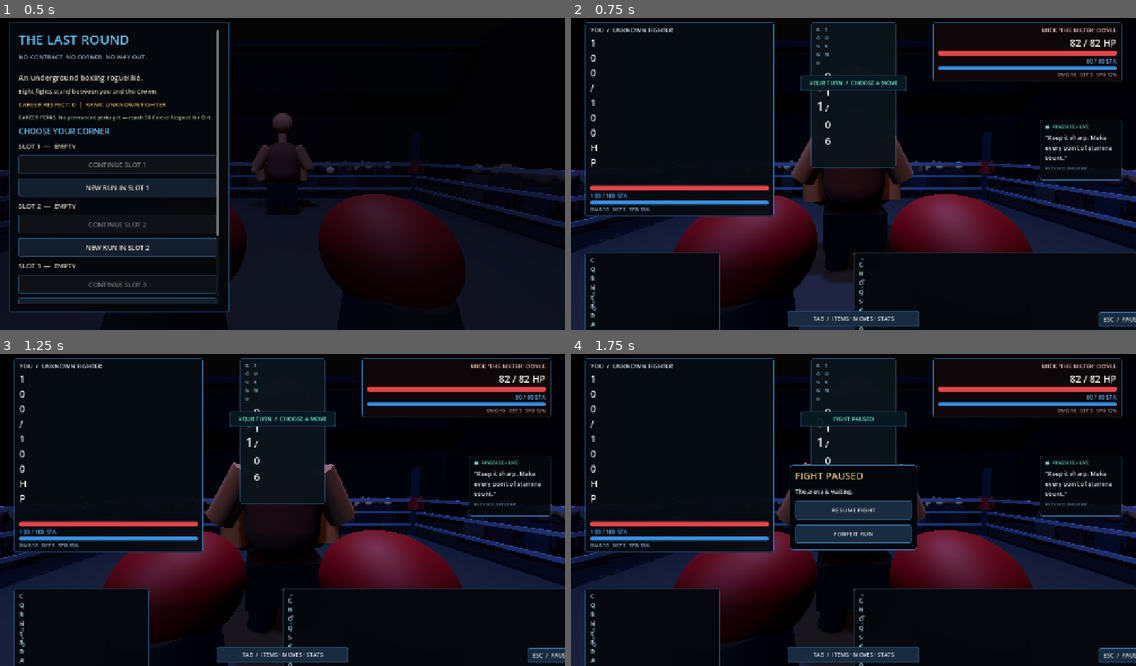
Above: before the commit, frames 1-4 (two rows, left to right).
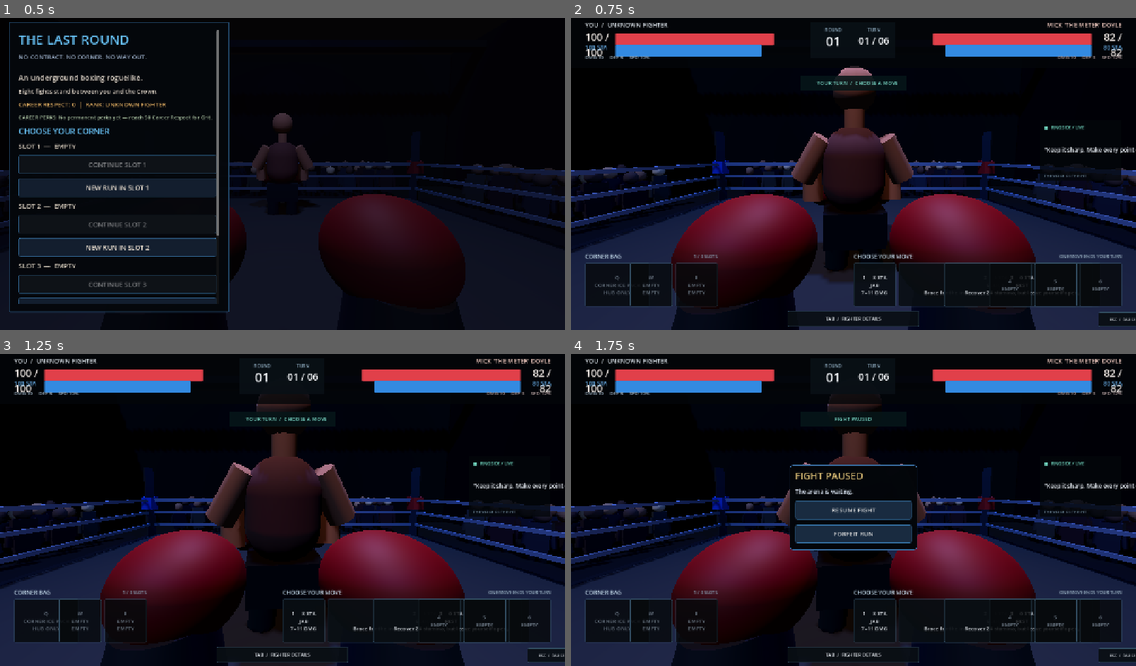
Above: after the commit, the same moments.

Repository: sedhehe/TheLastRound
Game: Godot game, scene res://scenes/main.tscn
Two runs of this game, one before a commit and one after it. Both use one fixed random seed, a clock stepped at 60 frames per second and the inputs below.
Inputs:
- Up to frame 1 (0.5 s): no input
- Up to frame 2 (0.75 s): click "NEW RUN IN SLOT 1" at 0.5 s
- Up to frame 3 (1.25 s): no input
- Up to frame 4 (1.75 s): click "ESC / PAUSE" at 1.25 s

Frame 1 is identical in both runs. In frame 2, 20% of the frame differs, in the area x 2-100%, y 1-100%; in frame 3, 20%; in frame 4, 19%.

Commit message:
Rebuild combat HUD to match supplied arena reference

Diff:
--- a/scripts/main.gd
+++ b/scripts/main.gd
@@ -911,6 +911,73 @@
 	_show_combat()
 
 
+func _hud_abs_label(parent: Control, value: String, rect: Rect2, font_size: int, color: Color, align: HorizontalAlignment = HORIZONTAL_ALIGNMENT_LEFT) -> Label:
+	var label := Label.new()
+	label.text = value
+	label.position = rect.position
+	label.size = rect.size
+	label.add_theme_font_size_override("font_size", font_size)
+	label.add_theme_color_override("font_color", color)
+	label.horizontal_alignment = align
+	label.vertical_alignment = VERTICAL_ALIGNMENT_CENTER
+	label.autowrap_mode = TextServer.AUTOWRAP_WORD_SMART
+	parent.add_child(label)
+	return label
+
+
+func _hud_abs_bar(parent: Control, rect: Rect2, value: float, maximum: float, fill: Color) -> ProgressBar:
+	var bar := ProgressBar.new()
+	bar.position = rect.position
+	bar.size = rect.size
+	bar.min_value = 0.0
+	bar.max_value = maxf(1.0, maximum)
+	bar.value = clampf(value, 0.0, bar.max_value)
+	bar.show_percentage = false
+	var background := StyleBoxFlat.new()
+	background.bg_color = Color(0.035, 0.045, 0.060, 0.95)
+	background.set_corner_radius_all(2)
+	var foreground := StyleBoxFlat.new()
+	foreground.bg_color = fill
+	foreground.set_corner_radius_all(2)
+	bar.add_theme_stylebox_override("background", background)
+	bar.add_theme_stylebox_override("fill", foreground)
+	parent.add_child(bar)
+	return bar
+
+
+func _hud_abs_button(parent: Control, caption: String, rect: Rect2, callback: Callable, disabled: bool, selected: bool = false) -> Button:
+	var button := Button.new()
+	button.text = caption
+	button.position = rect.position
+	button.size = rect.size
+	button.disabled = disabled
+	button.focus_mode = Control.FOCUS_ALL
+	button.add_theme_font_size_override("font_size", 12)
+	button.add_theme_color_override("font_color", Color(0.91, 0.93, 0.95))
+	button.add_theme_color_override("font_disabled_color", Color(0.43, 0.48, 0.53))
+	button.autowrap_mode = TextServer.AUTOWRAP_WORD_SMART
+	var normal := StyleBoxFlat.new()
+	normal.bg_color = Color(0.035, 0.055, 0.075, 0.91) if not selected else Color(0.035, 0.14, 0.16, 0.96)
+	normal.border_color = Color(0.20, 0.31, 0.39, 0.9) if not selected else Color(0.30, 0.76, 0.70, 1.0)
+	normal.set_border_width_all(1 if not selected else 2)
+	normal.set_corner_radius_all(2)
+	normal.content_margin_left = 5
+	normal.content_margin_right = 5
+	normal.content_margin_top = 4
+	normal.content_margin_bottom = 4
+	button.add_theme_stylebox_override("normal", normal)
+	var hover := normal.duplicate() as StyleBoxFlat
+	hover.bg_color = Color(0.10, 0.17, 0.21, 0.98)
+	button.add_theme_stylebox_override("hover", hover)
+	var unavailable := normal.duplicate() as StyleBoxFlat
+	unavailable.bg_color = Color(0.025, 0.035, 0.045, 0.82)
+	button.add_theme_stylebox_override("disabled", unavailable)
+	if callback.is_valid():
+		button.pressed.connect(callback)
+	parent.add_child(button)
+	return button
+
+
 func _show_combat() -> void:
 	game_state = "combat"
 	if is_instance_valid(combat_hud):
@@ -921,177 +988,130 @@
 	combat_hud.mouse_filter = Control.MOUSE_FILTER_PASS
 	root_ui.add_child(combat_hud)
 	panel.hide()
-	ui_shade.color = Color(0.005, 0.012, 0.025, 0.12)
+	ui_shade.color = Color(0.005, 0.012, 0.025, 0.0)
 	_layout_ui()
 
-	# The reference board is authored at 1600x900. Scale its safe-area
-	# composition proportionally so the same hierarchy survives 1280x720.
-	var viewport := root_ui.size
-	var sx := viewport.x / 1600.0
-	var sy := viewport.y / 900.0
-	var height := viewport.y
-
-	# Player status — top left.
-	var player_card := _hud_panel(combat_hud, Rect2(40.0 * sx, 26.0 * sy, 535.0 * sx, 120.0 * sy), Color(0.025, 0.045, 0.07, 0.94))
-	var player_col := VBoxContainer.new()
-	player_col.add_theme_constant_override("separation", 3)
-	player_card.add_child(player_col)
-	_hud_label(player_col, "YOU  /  UNKNOWN FIGHTER", 14, Color(0.88, 0.93, 0.98))
-	var player_hp_row := HBoxContainer.new()
-	player_col.add_child(player_hp_row)
-	_hud_label(player_hp_row, "%d / %d HP" % [int(player.health), int(player.max_health)], 22, Color(0.96, 0.94, 0.92))
-	var player_hp_bar := _hud_bar(player_col, hud_player_hp if hud_player_hp >= 0.0 else float(player.health), float(player.max_health), Color(0.91, 0.27, 0.29))
-	player_hp_bar.custom_minimum_size = Vector2(480.0 * sx, 13.0 * sy)
+	# Reference composition: 1600x900 canvas, 40px safe inset, arena left open.
+	var viewport_size: Vector2 = root_ui.size
+	var sx: float = viewport_size.x / 1600.0
+	var sy: float = viewport_size.y / 900.0
+	var top_band := ColorRect.new()
+	top_band.position = Vector2(0.0, 0.0)
+	top_band.size = Vector2(viewport_size.x, 156.0 * sy)
+	top_band.color = Color(0.012, 0.022, 0.034, 0.82)
+	combat_hud.add_child(top_band)
+
+	# Player status — typography and bars, not a boxed card.
+	_hud_abs_label(combat_hud, "YOU  /  UNKNOWN FIGHTER", Rect2(40.0 * sx, 20.0 * sy, 500.0 * sx, 24.0 * sy), 14, Color(0.88, 0.91, 0.94))
+	_hud_abs_label(combat_hud, "%d / %d" % [int(player.health), int(player.max_health)], Rect2(40.0 * sx, 47.0 * sy, 78.0 * sx, 32.0 * sy), 23, Color(0.96, 0.93, 0.91))
+	var player_hp_bar := _hud_abs_bar(combat_hud, Rect2(126.0 * sx, 57.0 * sy, 449.0 * sx, 13.0 * sy), float(player.health), float(player.max_health), Color(0.88, 0.25, 0.29))
 	_animate_hud_bar(player_hp_bar, hud_player_hp, float(player.health))
 	hud_player_hp = float(player.health)
-	_hud_label(player_col, "%d / %d STA" % [int(player.stamina), int(player.max_stamina)], 13, Color(0.40, 0.72, 0.98))
-	var player_sta_bar := _hud_bar(player_col, hud_player_stamina if hud_player_stamina >= 0.0 else float(player.stamina), float(player.max_stamina), Color(0.22, 0.58, 0.91))
-	player_sta_bar.custom_minimum_size = Vector2(480.0 * sx, 10.0 * sy)
+	_hud_abs_label(combat_hud, "%d STA" % int(player.stamina), Rect2(40.0 * sx, 84.0 * sy, 78.0 * sx, 24.0 * sy), 13, Color(0.43, 0.72, 0.96))
+	var player_sta_bar := _hud_abs_bar(combat_hud, Rect2(126.0 * sx, 90.0 * sy, 414.0 * sx, 10.0 * sy), float(player.stamina), float(player.max_stamina), Color(0.20, 0.54, 0.88))
 	_animate_hud_bar(player_sta_bar, hud_player_stamina, float(player.stamina))
 	hud_player_stamina = float(player.stamina)
-	_hud_label(player_col, "DMG %d   DEF %d   SPD %d%%" % [int(player.damage), int(player.defence), int(_speed_chance(player.speed))], 11, Color(0.58, 0.69, 0.80))
-
-	# Opponent status — mirrored at top right.
-	var enemy_card := _hud_panel(combat_hud, Rect2(1025.0 * sx, 26.0 * sy, 535.0 * sx, 120.0 * sy), Color(0.055, 0.028, 0.035, 0.94))
-	var enemy_col := VBoxContainer.new()
-	enemy_col.add_theme_constant_override("separation", 3)
-	enemy_card.add_child(enemy_col)
-	var enemy_name := _hud_label(enemy_col, str(enemy.get("name", "OPPONENT")).to_upper(), 14, Color(0.96, 0.79, 0.73))
-	enemy_name.horizontal_alignment = HORIZONTAL_ALIGNMENT_RIGHT
-	var enemy_hp_label := _hud_label(enemy_col, "%d / %d HP" % [int(enemy.health), int(enemy.max_health)], 22, Color(0.96, 0.94, 0.92))
-	enemy_hp_label.horizontal_alignment = HORIZONTAL_ALIGNMENT_RIGHT
-	var enemy_hp_bar := _hud_bar(enemy_col, hud_enemy_hp if hud_enemy_hp >= 0.0 else float(enemy.health), float(enemy.max_health), Color(0.91, 0.27, 0.29))
-	enemy_hp_bar.custom_minimum_size = Vector2(480.0 * sx, 13.0 * sy)
+	_hud_abs_label(combat_hud, "DMG %d     DEF %d     SPD %d%%" % [int(player.damage), int(player.defence), int(_speed_chance(player.speed))], Rect2(40.0 * sx, 113.0 * sy, 535.0 * sx, 20.0 * sy), 11, Color(0.62, 0.70, 0.77))
+
+	# Opponent status — mirrored on the right.
+	_hud_abs_label(combat_hud, str(enemy.get("name", "OPPONENT")).to_upper(), Rect2(1025.0 * sx, 20.0 * sy, 535.0 * sx, 24.0 * sy), 14, Color(0.94, 0.79, 0.75), HORIZONTAL_ALIGNMENT_RIGHT)
+	_hud_abs_label(combat_hud, "%d / %d" % [int(enemy.health), int(enemy.max_health)], Rect2(1482.0 * sx, 47.0 * sy, 78.0 * sx, 32.0 * sy), 23, Color(0.96, 0.93, 0.91), HORIZONTAL_ALIGNMENT_RIGHT)
+	var enemy_hp_bar := _hud_abs_bar(combat_hud, Rect2(1025.0 * sx, 57.0 * sy, 449.0 * sx, 13.0 * sy), float(enemy.health), float(enemy.max_health), Color(0.88, 0.25, 0.29))
 	_animate_hud_bar(enemy_hp_bar, hud_enemy_hp, float(enemy.health))
 	hud_enemy_hp = float(enemy.health)
-	var enemy_sta_label := _hud_label(enemy_col, "%d / %d STA" % [int(enemy.stamina), int(enemy.max_stamina)], 13, Color(0.40, 0.72, 0.98))
-	enemy_sta_label.horizontal_alignment = HORIZONTAL_ALIGNMENT_RIGHT
-	var enemy_sta_bar := _hud_bar(enemy_col, hud_enemy_stamina if hud_enemy_stamina >= 0.0 else float(enemy.stamina), float(enemy.max_stamina), Color(0.22, 0.58, 0.91))
-	enemy_sta_bar.custom_minimum_size = Vector2(480.0 * sx, 10.0 * sy)
+	_hud_abs_label(combat_hud, "%d STA" % int(enemy.stamina), Rect2(1482.0 * sx, 84.0 * sy, 78.0 * sx, 24.0 * sy), 13, Color(0.43, 0.72, 0.96), HORIZONTAL_ALIGNMENT_RIGHT)
+	var enemy_sta_bar := _hud_abs_bar(combat_hud, Rect2(1060.0 * sx, 90.0 * sy, 414.0 * sx, 10.0 * sy), float(enemy.stamina), float(enemy.max_stamina), Color(0.20, 0.54, 0.88))
 	_animate_hud_bar(enemy_sta_bar, hud_enemy_stamina, float(enemy.stamina))
 	hud_enemy_stamina = float(enemy.stamina)
-	var enemy_stats := _hud_label(enemy_col, "DMG %d   DEF %d   SPD %d%%" % [int(enemy.damage), int(enemy.defence), int(_speed_chance(enemy.speed))], 11, Color(0.70, 0.62, 0.62))
-	enemy_stats.horizontal_alignment = HORIZONTAL_ALIGNMENT_RIGHT
-
-	# Round and turn counter — top centre.
-	var round_card := _hud_panel(combat_hud, Rect2(680.0 * sx, 26.0 * sy, 240.0 * sx, 100.0 * sy), Color(0.045, 0.075, 0.105, 0.98))
-	var round_row := HBoxContainer.new()
-	round_row.add_theme_constant_override("separation", 18)
-	round_card.add_child(round_row)
-	var round_col := VBoxContainer.new()
-	round_row.add_child(round_col)
-	_hud_label(round_col, "ROUND", 11, Color(0.57, 0.72, 0.82))
-	_hud_label(round_col, "%02d" % round_no if not training_active else "SPAR", 30, Color(0.92, 0.95, 0.98))
-	var turn_col := VBoxContainer.new()
-	round_row.add_child(turn_col)
-	_hud_label(turn_col, "TURN", 11, Color(0.57, 0.72, 0.82))
-	_hud_label(turn_col, "%02d / 06" % turn_no if not training_active else "%02d / 06" % (training_turn + 1), 24, Color(0.92, 0.95, 0.98))
-
-	# Central phase banner. Enemy intent is communicated by the fighter's pose,
-	# not by exposing the hidden move name in text.
-	var phase_text := "FIGHT PAUSED" if combat_paused else ("YOUR TURN  /  CHOOSE A MOVE" if not enemy_next_action.is_empty() else "READ THE FIGHTER")
-	var phase_card := _hud_panel(combat_hud, Rect2(650.0 * sx, 178.0 * sy, 300.0 * sx, 42.0 * sy), Color(0.025, 0.10, 0.13, 0.96))
-	var phase_label := _hud_label(phase_card, phase_text, 13, Color(0.46, 0.91, 0.83))
-	phase_label.horizontal_alignment = HORIZONTAL_ALIGNMENT_CENTER
-	phase_label.vertical_alignment = VERTICAL_ALIGNMENT_CENTER
-
-	# Ringside commentary occupies the right side without covering the fighter.
-	var commentary := _hud_panel(combat_hud, Rect2(1328.0 * sx, 302.0 * sy, 232.0 * sx, 172.0 * sy), Color(0.018, 0.035, 0.055, 0.92))
-	var comment_col := VBoxContainer.new()
-	comment_col.add_theme_constant_override("separation", 7)
-	commentary.add_child(comment_col)
-	_hud_label(comment_col, "■  RINGSIDE / LIVE", 11, Color(0.43, 0.82, 0.73))
-	var corner_line := "Keep it sharp. Make every point of stamina count."
+	_hud_abs_label(combat_hud, "DMG %d     DEF %d     SPD %d%%" % [int(enemy.damage), int(enemy.defence), int(_speed_chance(enemy.speed))], Rect2(1025.0 * sx, 113.0 * sy, 535.0 * sx, 20.0 * sy), 11, Color(0.70, 0.62, 0.62), HORIZONTAL_ALIGNMENT_RIGHT)
+
+	# Compact round/turn plate, floating above the arena.
+	var round_plate := ColorRect.new()
+	round_plate.position = Vector2(680.0 * sx, 26.0 * sy)
+	round_plate.size = Vector2(240.0 * sx, 100.0 * sy)
+	round_plate.color = Color(0.035, 0.060, 0.082, 0.94)
+	combat_hud.add_child(round_plate)
+	_hud_abs_label(combat_hud, "ROUND", Rect2(700.0 * sx, 34.0 * sy, 85.0 * sx, 18.0 * sy), 10, Color(0.58, 0.70, 0.78), HORIZONTAL_ALIGNMENT_CENTER)
+	_hud_abs_label(combat_hud, "TURN", Rect2(815.0 * sx, 34.0 * sy, 85.0 * sx, 18.0 * sy), 10, Color(0.58, 0.70, 0.78), HORIZONTAL_ALIGNMENT_CENTER)
+	_hud_abs_label(combat_hud, "SPAR" if training_active else "%02d" % round_no, Rect2(700.0 * sx, 55.0 * sy, 85.0 * sx, 48.0 * sy), 29, Color(0.94, 0.95, 0.96), HORIZONTAL_ALIGNMENT_CENTER)
+	_hud_abs_label(combat_hud, "%02d / 06" % (training_turn + 1) if training_active else "%02d / 06" % turn_no, Rect2(805.0 * sx, 59.0 * sy, 105.0 * sx, 40.0 * sy), 22, Color(0.94, 0.95, 0.96), HORIZONTAL_ALIGNMENT_CENTER)
+
+	# Phase strip under the top band.
+	var phase_strip := ColorRect.new()
+	phase_strip.position = Vector2(650.0 * sx, 178.0 * sy)
+	phase_strip.size = Vector2(300.0 * sx, 42.0 * sy)
+	phase_strip.color = Color(0.025, 0.085, 0.095, 0.88)
+	combat_hud.add_child(phase_strip)
+	var phase_text: String = "FIGHT PAUSED" if combat_paused else ("YOUR TURN  /  CHOOSE A MOVE" if not enemy_next_action.is_empty() else "READ THE FIGHTER")
+	_hud_abs_label(combat_hud, phase_text, Rect2(658.0 * sx, 181.0 * sy, 284.0 * sx, 36.0 * sy), 12, Color(0.49, 0.87, 0.80), HORIZONTAL_ALIGNMENT_CENTER)
+
+	# Small ringside commentary, positioned clear of the opponent.
+	var commentary := ColorRect.new()
+	commentary.position = Vector2(1328.0 * sx, 302.0 * sy)
+	commentary.size = Vector2(232.0 * sx, 172.0 * sy)
+	commentary.color = Color(0.012, 0.025, 0.040, 0.80)
+	combat_hud.add_child(commentary)
+	_hud_abs_label(combat_hud, "■  RINGSIDE / LIVE", Rect2(1340.0 * sx, 311.0 * sy, 210.0 * sx, 20.0 * sy), 10, Color(0.43, 0.82, 0.73))
+	var corner_line: String = "Keep it sharp. Make every point of stamina count."
 	if training_active and not training_feedback.is_empty():
 		corner_line = training_feedback
 	elif not log_lines.is_empty():
 		corner_line = log_lines[log_lines.size() - 1]
-	var corner_quote := _hud_label(comment_col, "“%s”" % corner_line, 14, Color(0.90, 0.93, 0.97))
-	corner_quote.autowrap_mode = TextServer.AUTOWRAP_WORD_SMART
-	_hud_label(comment_col, "THE VOICE OF THE PIT", 9, Color(0.48, 0.59, 0.69))
+	_hud_abs_label(combat_hud, "“%s”" % corner_line, Rect2(1340.0 * sx, 338.0 * sy, 208.0 * sx, 104.0 * sy), 13, Color(0.90, 0.92, 0.94))
+	_hud_abs_label(combat_hud, "THE VOICE OF THE PIT", Rect2(1340.0 * sx, 447.0 * sy, 210.0 * sx, 16.0 * sy), 9, Color(0.48, 0.59, 0.66))
 	if heart_active:
-		_hud_label(comment_col, "HEART — STILL STANDING", 11, Color(0.98, 0.40, 0.35))
-
-	# Corner bag — all three slots stay visible, including passive / hub-only
-	# items. Q/W/E only activate items whose timing permits combat use.
-	var bag_card := _hud_panel(combat_hud, Rect2(40.0 * sx, 680.0 * sy, 376.0 * sx, 156.0 * sy), Color(0.018, 0.032, 0.052, 0.96))
-	var bag_col := VBoxContainer.new()
-	bag_col.add_theme_constant_override("separation", 4)
-	bag_card.add_child(bag_col)
-	var bag_header := HBoxContainer.new()
-	bag_col.add_child(bag_header)
-	_hud_label(bag_header, "CORNER BAG", 13, Color(0.72, 0.86, 0.94))
-	_hud_label(bag_header, "%d / 3 SLOTS" % inventory.size(), 10, Color(0.55, 0.66, 0.76))
-	var bag_grid := GridContainer.new()
-	bag_grid.columns = 3
-	bag_grid.add_theme_constant_override("h_separation", 7)
-	bag_col.add_child(bag_grid)
+		_hud_abs_label(combat_hud, "HEART — STILL STANDING", Rect2(1340.0 * sx, 464.0 * sy, 210.0 * sx, 16.0 * sy), 10, Color(0.98, 0.40, 0.35))
+
+	# Corner bag: three equal, compact item slots.
+	_hud_abs_label(combat_hud, "CORNER BAG", Rect2(40.0 * sx, 678.0 * sy, 230.0 * sx, 24.0 * sy), 13, Color(0.76, 0.85, 0.91))
+	_hud_abs_label(combat_hud, "%d / 3 SLOTS" % inventory.size(), Rect2(270.0 * sx, 678.0 * sy, 145.0 * sx, 24.0 * sy), 10, Color(0.55, 0.66, 0.74), HORIZONTAL_ALIGNMENT_RIGHT)
 	for slot in range(3):
-		var item_id := str(inventory[slot]) if slot < inventory.size() else ""
+		var item_id: String = str(inventory[slot]) if slot < inventory.size() else ""
 		var item_key: String = ["Q", "W", "E"][slot]
-		var item_caption := "EMPTY\n%s" % item_key if item_id.is_empty() else "%s\n%s" % [item_key, _get_item_name(item_id).to_upper()]
-		var item_usable := not item_id.is_empty() and item_id not in ["ice", "salts"]
-		if item_usable:
-			item_caption += "\nREADY"
-		else:
-			item_caption += "\n" + ("HUB ONLY" if item_id == "ice" else "PASSIVE" if item_id == "salts" else "EMPTY")
-		var item_button := _hud_button(bag_grid, item_caption, _use_item.bind(item_id) if item_usable else Callable(), not item_usable, true)
-		item_button.custom_minimum_size = Vector2(108.0 * sx, 106.0 * sy)
-		item_button.add_theme_font_size_override("font_size", 10)
+		var item_name: String = "EMPTY" if item_id.is_empty() else _get_item_name(item_id).to_upper()
+		var item_state: String = "EMPTY"
+		var item_usable: bool = not item_id.is_empty() and item_id not in ["ice", "salts"]
+		if item_id == "ice":
+			item_state = "HUB ONLY"
+		elif item_id == "salts":
+			item_state = "PASSIVE"
+		elif item_usable:
+			item_state = "READY"
+		var item_caption: String = "%s\n%s\n%s" % [item_key, item_name, item_state]
+		var item_button := _hud_abs_button(combat_hud, item_caption, Rect2((40.0 + slot * 128.0) * sx, 710.0 * sy, 120.0 * sx, 124.0 * sy), _use_item.bind(item_id) if item_usable else Callable(), not item_usable)
 		if not item_id.is_empty():
-			var item_data := _get_item_data(item_id)
+			var item_data: Dictionary = _get_item_data(item_id)
 			item_button.tooltip_text = str(item_data.get("description", "")) + "\n" + _item_timing(item_id)
-	_hud_label(bag_col, "Items do not end your turn." if not inventory.is_empty() else "Your corner bag is empty.", 9, Color(0.56, 0.66, 0.74))
-
-	# Six fixed move slots make the 1–6 shortcuts predictable as the build grows.
-	var moves_card := _hud_panel(combat_hud, Rect2(800.0 * sx, 680.0 * sy, 760.0 * sx, 156.0 * sy), Color(0.018, 0.032, 0.052, 0.97))
-	var moves_col := VBoxContainer.new()
-	moves_col.add_theme_constant_override("separation", 4)
-	moves_card.add_child(moves_col)
-	var moves_header := HBoxContainer.new()
-	moves_col.add_child(moves_header)
-	_hud_label(moves_header, "CHOOSE YOUR MOVE", 13, Color(0.72, 0.86, 0.94))
-	_hud_label(moves_header, "One move ends your turn.", 9, Color(0.60, 0.69, 0.78))
-	var moves_grid := GridContainer.new()
-	moves_grid.columns = 6
-	moves_grid.add_theme_constant_override("h_separation", 6)
-	moves_col.add_child(moves_grid)
+
+	# Six equal move cards, aligned to the right-hand safe area.
+	_hud_abs_label(combat_hud, "CHOOSE YOUR MOVE", Rect2(800.0 * sx, 678.0 * sy, 260.0 * sx, 24.0 * sy), 13, Color(0.76, 0.85, 0.91))
+	_hud_abs_label(combat_hud, "ONE MOVE ENDS YOUR TURN", Rect2(1210.0 * sx, 678.0 * sy, 350.0 * sx, 24.0 * sy), 10, Color(0.58, 0.67, 0.74), HORIZONTAL_ALIGNMENT_RIGHT)
 	for slot in range(6):
-		var move_id := str(owned_moves[slot]) if slot < owned_moves.size() else ""
-		var slot_key := str(slot + 1)
+		var move_id: String = str(owned_moves[slot]) if slot < owned_moves.size() else ""
+		var slot_key: String = str(slot + 1)
+		var card_rect := Rect2((800.0 + slot * 128.0) * sx, 710.0 * sy, 120.0 * sx, 124.0 * sy)
 		if move_id.is_empty():
-			var empty_move := _hud_button(moves_grid, "—\nEMPTY\n—", Callable(), true, true)
-			empty_move.custom_minimum_size = Vector2(108.0 * sx, 106.0 * sy)
+			_hud_abs_button(combat_hud, "%s\nEMPTY" % slot_key, card_rect, Callable(), true)
 			continue
-		var move := _get_move(move_id)
-		if move.is_empty():
+		var move_data: Dictionary = _get_move(move_id)
+		if move_data.is_empty():
 			continue
-		var cost := float(move.get("cost", 0.0))
-		var enough_stamina := float(player.stamina) >= cost
-		var move_name := str(move.get("name", move_id)).to_upper()
-		var damage_range: Array = move.get("damage", [0, 0])
-		var damage_text := "%d–%d DMG" % [int(damage_range[0]), int(damage_range[1])] if damage_range.size() >= 2 and int(damage_range[1]) > 0 else str(move.get("description", "Utility move"))
-		var move_caption := "%s   %s\n%s\n%s" % [slot_key, "%d STA" % int(cost), move_name, damage_text]
-		var move_button := _hud_button(moves_grid, move_caption, _player_move.bind(move_id), not enough_stamina, true)
-		move_button.custom_minimum_size = Vector2(108.0 * sx, 106.0 * sy)
-		move_button.add_theme_font_size_override("font_size", 10)
-		move_button.tooltip_text = "%s\n%s  /  %d%% accuracy" % [str(move.get("description", "")), damage_text, int(move.get("accuracy", 100))]
+		var move_cost: float = float(move_data.get("cost", 0.0))
+		var enough_stamina: bool = float(player.stamina) >= move_cost
+		var move_name: String = str(move_data.get("name", move_id)).to_upper()
+		var damage_range: Array = move_data.get("damage", [0, 0])
+		var damage_text: String = "%d–%d DMG" % [int(damage_range[0]), int(damage_range[1])] if damage_range.size() >= 2 and int(damage_range[1]) > 0 else str(move_data.get("description", "UTILITY"))
+		var move_caption: String = "%s     %d STA\n\n%s\n%s" % [slot_key, int(move_cost), move_name, damage_text]
+		var move_button := _hud_abs_button(combat_hud, move_caption, card_rect, _player_move.bind(move_id), not enough_stamina, move_id == player_last_move_id)
+		move_button.tooltip_text = "%s\n%s  /  %d%% accuracy" % [str(move_data.get("description", "")), damage_text, int(move_data.get("accuracy", 100))]
 		if not enough_stamina:
-			move_button.tooltip_text += "\nUNAVAILABLE — need %d stamina." % int(cost - float(player.stamina))
-		if move_id == player_last_move_id:
-			var selected_style := StyleBoxFlat.new()
-			selected_style.bg_color = Color(0.035, 0.16, 0.19)
-			selected_style.border_color = Color(0.28, 0.78, 0.73)
-			selected_style.set_border_width_all(2)
-			move_button.add_theme_stylebox_override("normal", selected_style)
-
-	# Persistent drawer affordance and pause control.
-	var drawer_button := _hud_button(combat_hud, "TAB  /  ITEMS · MOVES · STATS", _toggle_combat_drawer, false, true)
-	drawer_button.position = Vector2(614.0 * sx, 846.0 * sy)
-	drawer_button.size = Vector2(372.0 * sx, 44.0 * sy)
-	var pause_button := _hud_button(combat_hud, "ESC  /  PAUSE", _resume_combat if combat_paused else _toggle_combat_pause, false, true)
-	pause_button.position = Vector2(1494.0 * sx, 850.0 * sy)
-	pause_button.size = Vector2(66.0 * sx, 40.0 * sy)
+			move_button.tooltip_text += "\nUNAVAILABLE — need %d stamina." % int(move_cost - float(player.stamina))
+
+	# Persistent controls retain the existing drawer, pause and review behaviour.
+	var drawer_button := _hud_abs_button(combat_hud, "TAB  /  FIGHTER DETAILS", Rect2(614.0 * sx, 846.0 * sy, 372.0 * sx, 44.0 * sy), _toggle_combat_drawer, false)
+	drawer_button.add_theme_font_size_override("font_size", 11)
+	var pause_button := _hud_abs_button(combat_hud, "ESC  /  PAUSE", Rect2(1494.0 * sx, 850.0 * sy, 66.0 * sx, 40.0 * sy), _resume_combat if combat_paused else _toggle_combat_pause, false)
+	pause_button.add_theme_font_size_override("font_size", 9)
 
 	if combat_drawer_open:
 		var drawer := _hud_panel(combat_hud, Rect2(500.0 * sx, 250.0 * sy, 600.0 * sx, 360.0 * sy), Color(0.012, 0.024, 0.041, 0.98))
